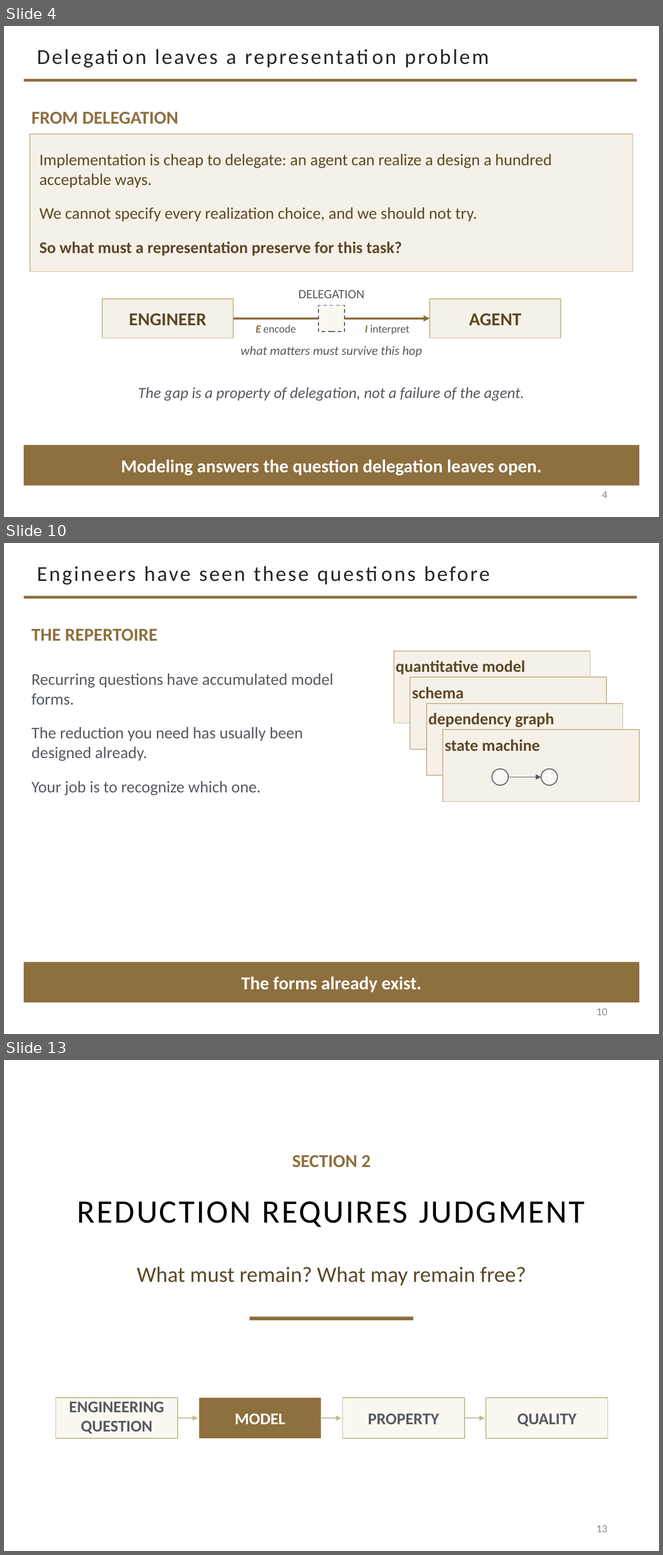
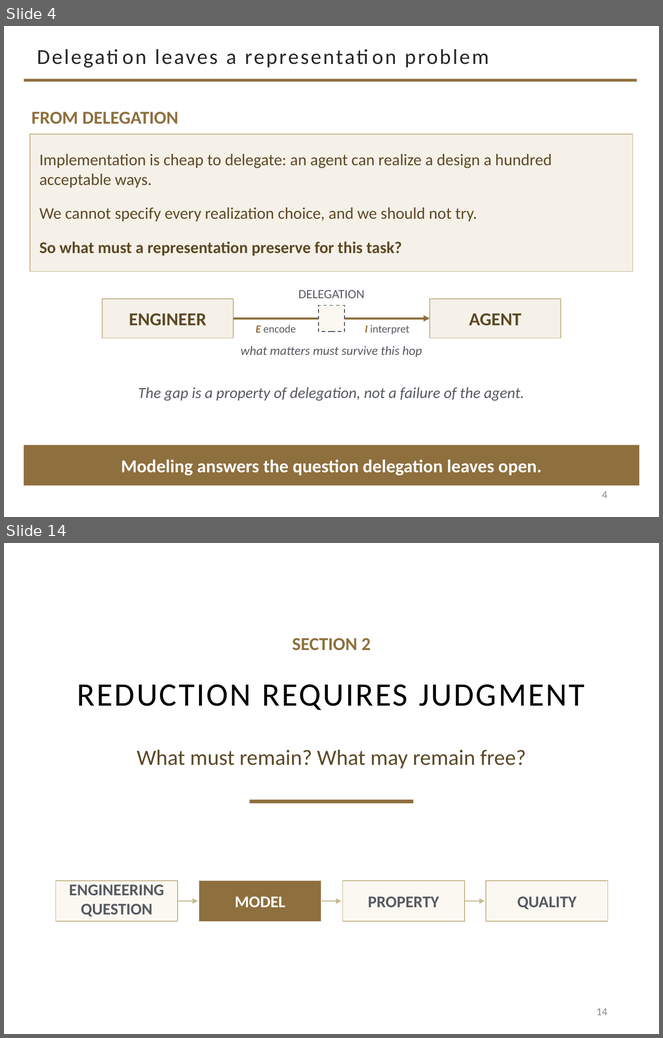
Before and after one commit to davisjam/model-based-agentic-software-engineering, a slide deck: course/lectures/act-2-delegation-and-control/02-modeling/2-2-Modeling-1-Purposeful-Reduction.pptx. Shown one above the other, each under a label of ours: slides 4, 10 and 13 before the commit, slides 4 and 14 after it; the slides between them are not shown. The pictures are 663x1555 and 663x1038 pixels, drawn with LibreOffice and Linux fonts; fonts in the diff are those of the drawing; background and template pictures are left out. Boxes give left, top, right and bottom in pixels: in the first picture for what was removed or moved away, otherwise in the second. Text is boxed around its words. In the diff, an @@ line names an element or a change of style, - is before the commit and + after.

```diff
--- a/course/lectures/act-2-delegation-and-control/02-modeling/2-2-Modeling-1-Purposeful-Reduction.pptx
+++ b/course/lectures/act-2-delegation-and-control/02-modeling/2-2-Modeling-1-Purposeful-Reduction.pptx
@@ slide 10 removed at bbox=[4, 543, 659, 1034], background #FFFFFF; not listed: 1 template element that a slide beside it also shows @@
@@ title removed at bbox=[37, 566, 490, 585] @@
-Engineers have seen these questions before
@@ text removed at bbox=[32, 629, 157, 641] @@
-THE REPERTOIRE
@@ rectangle removed at bbox=[394, 651, 591, 723] @@
-quantitative model
@@ text removed at bbox=[32, 674, 333, 796] @@
-Recurring questions have accumulated model forms.
-The reduction you need has usually been designed already.
-Your job is to recognize which one.
@@ rectangle removed at bbox=[410, 677, 607, 749] @@
-schema
@@ rectangle removed at bbox=[427, 704, 623, 775] @@
-dependency graph
@@ rectangle removed at bbox=[443, 730, 639, 802] @@
-state machine
@@ ellipse removed at bbox=[492, 769, 508, 785] @@
@@ ellipse removed at bbox=[541, 769, 558, 785] @@
@@ arrow removed from (508, 778) to (541, 778) @@
@@ rectangle removed at bbox=[24, 962, 639, 1003] @@
-The forms already exist.
@@ page number removed at bbox=[597, 1008, 608, 1016] @@
-10
@@ what was slide 13 is now slide 14 @@
@@ page number at bbox=[597, 1008, 608, 1016]: text changed @@
-13
+14
```
Also in this commit, not shown: 2 slides changed, 7 slides added, 5 other slides removed, 1 other file.
